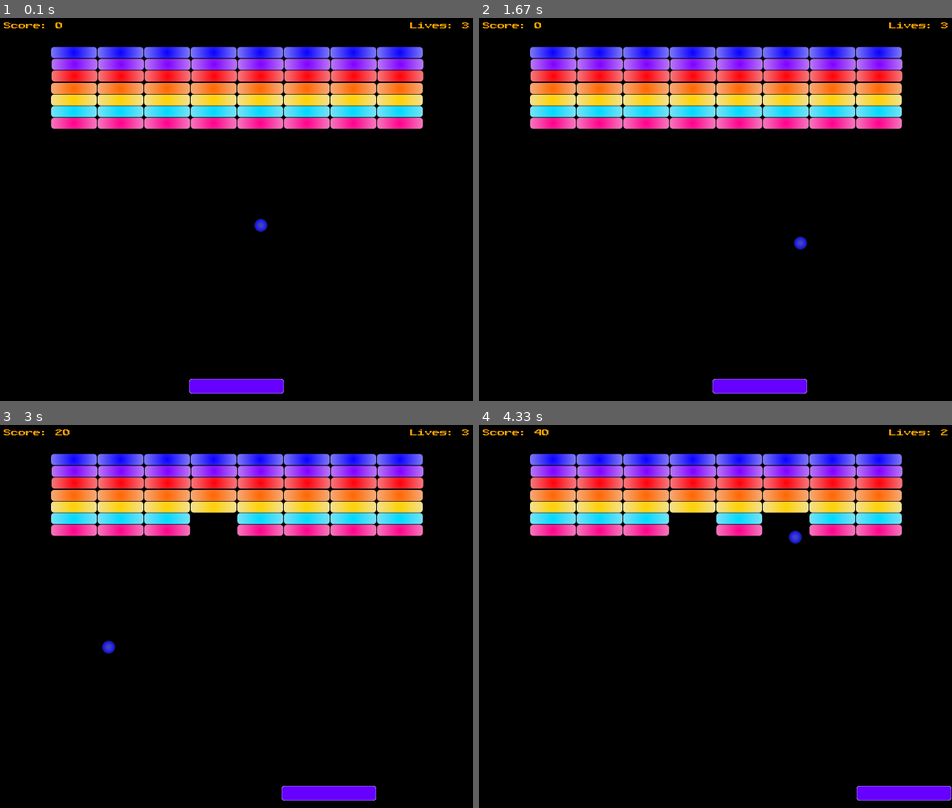
Above: before the commit, frames 1-4 (two rows, left to right).
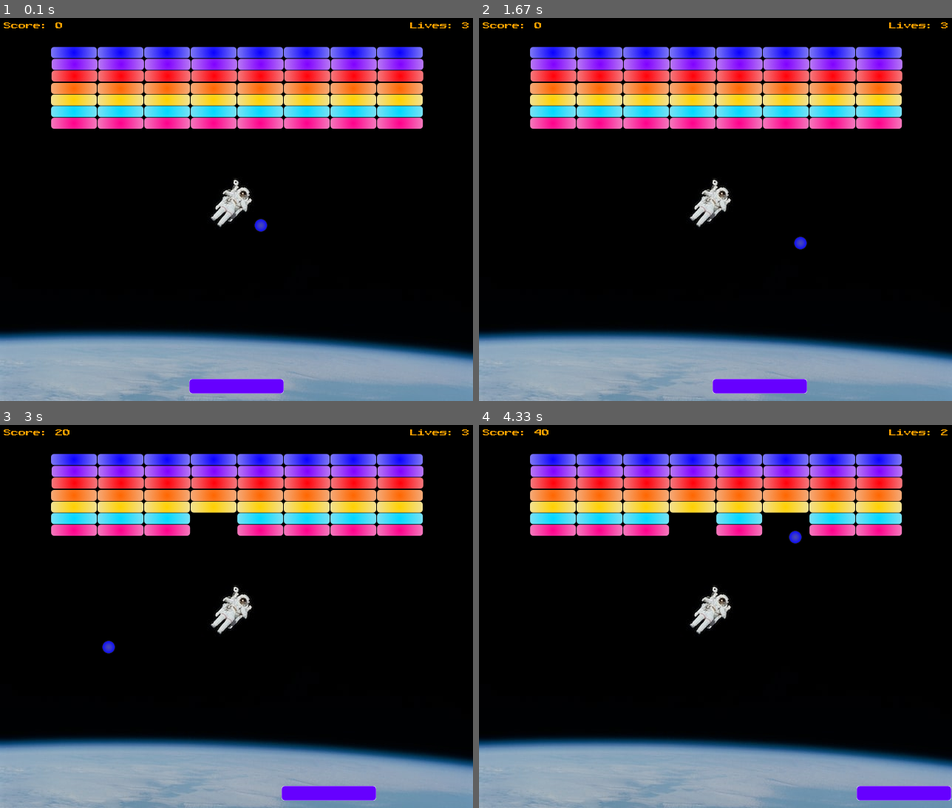
Above: after the commit, the same moments.

Repository: lielfr/pygame-breakout
Game: pygame game, started from main.py
Two runs of this game, one before a commit and one after it. Both use one fixed random seed, a clock stepped at 60 frames per second and the inputs below.
Inputs:
- Up to frame 1 (0.1 s): no input
- Up to frame 2 (1.67 s): hold Right 0.33-0.8 s; hold Right 0.83-1.3 s; hold Left from 1.33 s (still down)
- Up to frame 3 (3 s): release Left at 1.87 s; hold Left 1.9-2.3 s; hold Right 2.33-2.97 s
- Up to frame 4 (4.33 s): hold Left 3-3.47 s; hold Right 3.5-3.97 s; hold Right from 4 s (still down)

The runs differ from the first frame. In frame 1, 17% of the frame differs, in the area x 0-100%, y 41-100%; in frame 2, 17%; in frame 3, 17%; in frame 4, 17%.

Commit message:
Replace bg color with image

Diff:
--- a/breakout_game/__init__.py
+++ b/breakout_game/__init__.py
@@ -28,7 +28,7 @@
         self.screen = pygame.display.set_mode((Const.screen_width, Const.screen_height))
         self.clock = pygame.time.Clock()
 
-        self.bg_color = pygame.Color("black")
+        self.bg_image = pygame.image.load(os.path.join('assets', 'bg.jpg'))
         self.text_color = pygame.Color("orange")
         self.game_over = False
         self.score = Score()
@@ -112,7 +112,7 @@
 
 
     def draw(self):
-        self.screen.fill(self.bg_color)
+        self.screen.blit(self.bg_image, (0, 0))
 
         if self.game_over or self.score.is_win():
             self.draw_game_end(self.score.is_win())
